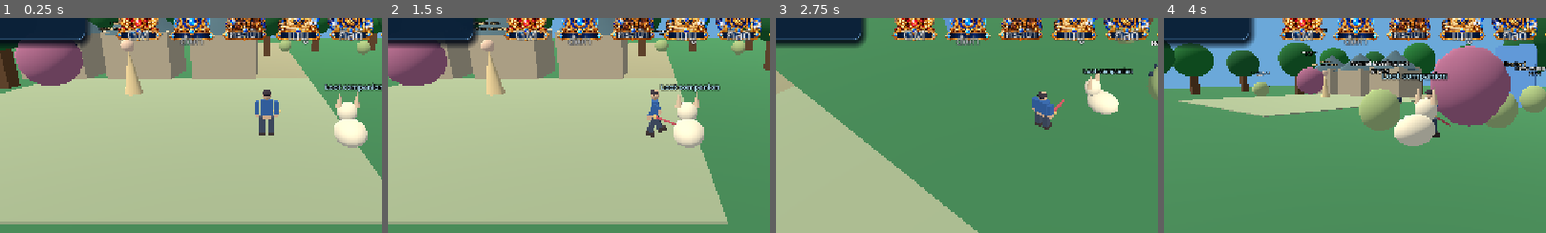
Above: before the commit, frames 1-4 (left to right).
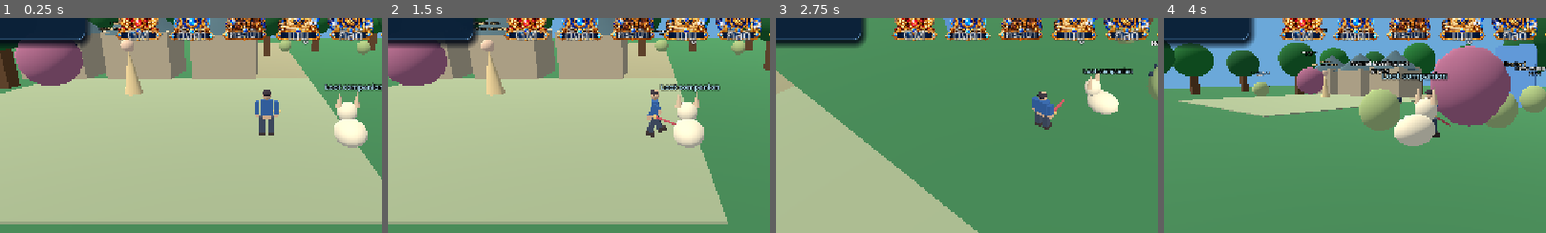
Above: after the commit, the same moments.

Repository: redfullmoon209-debug/NexTgenLeo
Game: Godot game, scene res://scenes/main.tscn
The game is run twice, just before and just after one commit, with the same random seed, the same clock (stepped at 60 frames per second) and the same inputs.
Inputs (mouse positions are % of the whole screen's width and height, from its top left):
- Up to frame 1 (0.25 s): no input
- Up to frame 2 (1.5 s): click "กระโดด" at 0.5 s; tap Enter at 1.25 s; move the mouse to (72, 45) at 1.27 s; hold D from 1.28 s (still down); tap Tab at 1.35 s; click (72, 45) at 1.42 s
- Up to frame 3 (2.75 s): tap Space at 1.52 s; release D at 2 s; drag from (30, 55) to (45, 70) at 2.02 s
- Up to frame 4 (4 s): move the mouse to (60, 28) at 2.77 s; hold D 2.78-3.5 s; tap 1 at 2.85 s; drag from (45, 70) to (20, 35) at 3.52 s
The pictures show only the part of the screen within x 15-65%, y 31-81%; the shares and areas given below are measured in that part.

The runs differ from the first frame. In frame 1, 0.4% of the frame differs, in the area x 46-54%, y 3-13%; in frame 2, 0.4%; in frame 3, 0.4%; in frame 4, 0.4%.

Commit message:
Position Settings native caption inside its illustrated empty nameplate

Diff:
--- a/scripts/settings_rich_menu.gd
+++ b/scripts/settings_rich_menu.gd
@@ -70,8 +70,8 @@
 	closed_caption.name = "NativeSettingsCaption"
 	closed_caption.text = MainNavLocale.label_for("Settings", str(GameState.settings.get("language", "th")))
 	closed_caption.set_anchors_and_offsets_preset(Control.PRESET_FULL_RECT)
-	closed_caption.anchor_top = 0.77
-	closed_caption.anchor_bottom = 0.958
+	closed_caption.anchor_top = 0.60
+	closed_caption.anchor_bottom = 0.82
 	closed_caption.horizontal_alignment = HORIZONTAL_ALIGNMENT_CENTER
 	closed_caption.vertical_alignment = VERTICAL_ALIGNMENT_CENTER
 	closed_caption.mouse_filter = Control.MOUSE_FILTER_IGNORE
@@ -278,7 +278,7 @@
 		toggle.offset_right = closed_slot.end.x - viewport_size.x
 		toggle.offset_top = closed_slot.position.y
 		toggle.offset_bottom = closed_slot.end.y
-		closed_caption.add_theme_font_size_override("font_size", roundi(clampf(closed_slot.size.x * 0.21, 10.0, 17.0)))
+		closed_caption.add_theme_font_size_override("font_size", roundi(clampf(closed_slot.size.x * 0.28, 10.0, 23.0)))
 	panel.offset_left = open_right - menu_width
 	panel.offset_right = open_right
 	panel.offset_top = menu_top + header_height + 4.0
